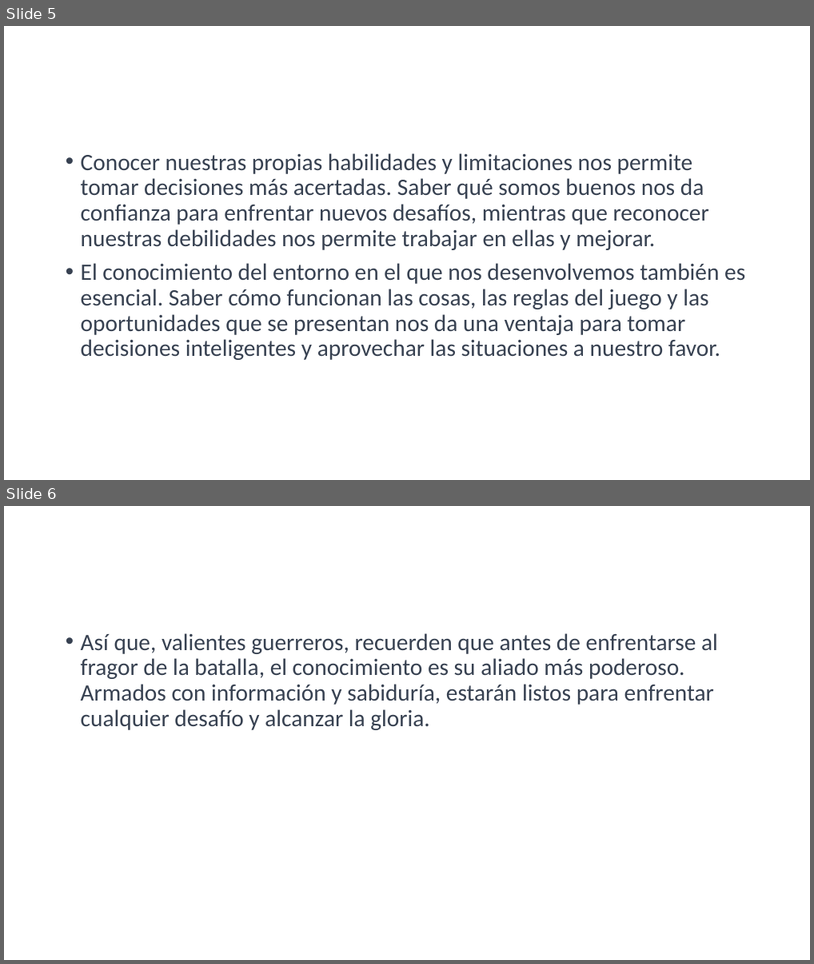
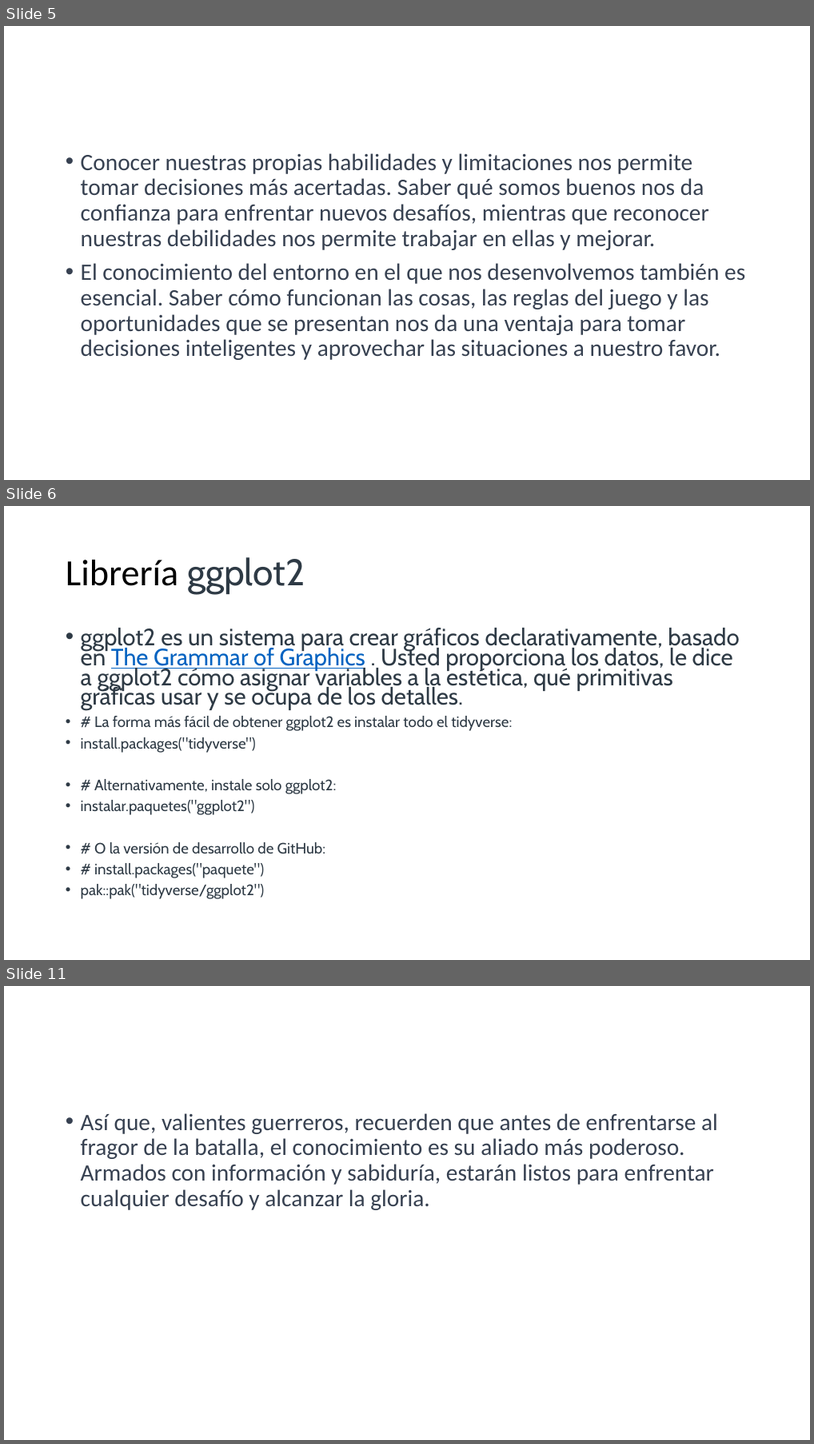
Before and after one commit to Byneros/TallerGestionDeDatosElArteDeLaGuerra, a slide deck: QUE DEBES CONOCER PARA GANAR CUALQUER BATALLA.pptx. Shown one above the other, each under a label of ours: slides 5 and 6 before the commit, slides 5, 6 and 11 after it; the slides between them are not shown. The pictures are 814x964 and 814x1444 pixels, drawn with LibreOffice and Linux fonts; fonts in the diff are those of the drawing. Boxes give left, top, right and bottom in pixels: in the first picture for what was removed or moved away, otherwise in the second. Text is boxed around its words. In the diff, an @@ line names an element or a change of style, - is before the commit and + after.

```diff
--- a/QUE DEBES CONOCER PARA GANAR CUALQUER BATALLA.pptx
+++ b/QUE DEBES CONOCER PARA GANAR CUALQUER BATALLA.pptx
@@ slide 6 added at (4,506,810,960), background #FFFFFF @@
@@ title added at (66,557,305,594), 44 pt, text #000000 @@
+Librería ggplot2
@@ text added at (81,628,739,899), 17.9 pt, text #2E3A45 @@
+• ggplot2 es un sistema para crear gráficos declarativamente, basado en The Grammar of Graphics . Usted proporciona los datos, le dice a ggplot2 cómo asignar variables a la estética, qué primitivas gráficas usar y se ocupa de los detalles.
+• # La forma más fácil de obtener ggplot2 es instalar todo el tidyverse:
+• install.packages("tidyverse")
+• # Alternativamente, instale solo ggplot2:
+• instalar.paquetes("ggplot2")
+• # O la versión de desarrollo de GitHub:
+• # install.packages("paquete")
+• pak::pak("tidyverse/ggplot2")
@@ what was slide 6 is now slide 11 @@
```
Also in this commit, not shown: 4 other slides added, 3 other files.
